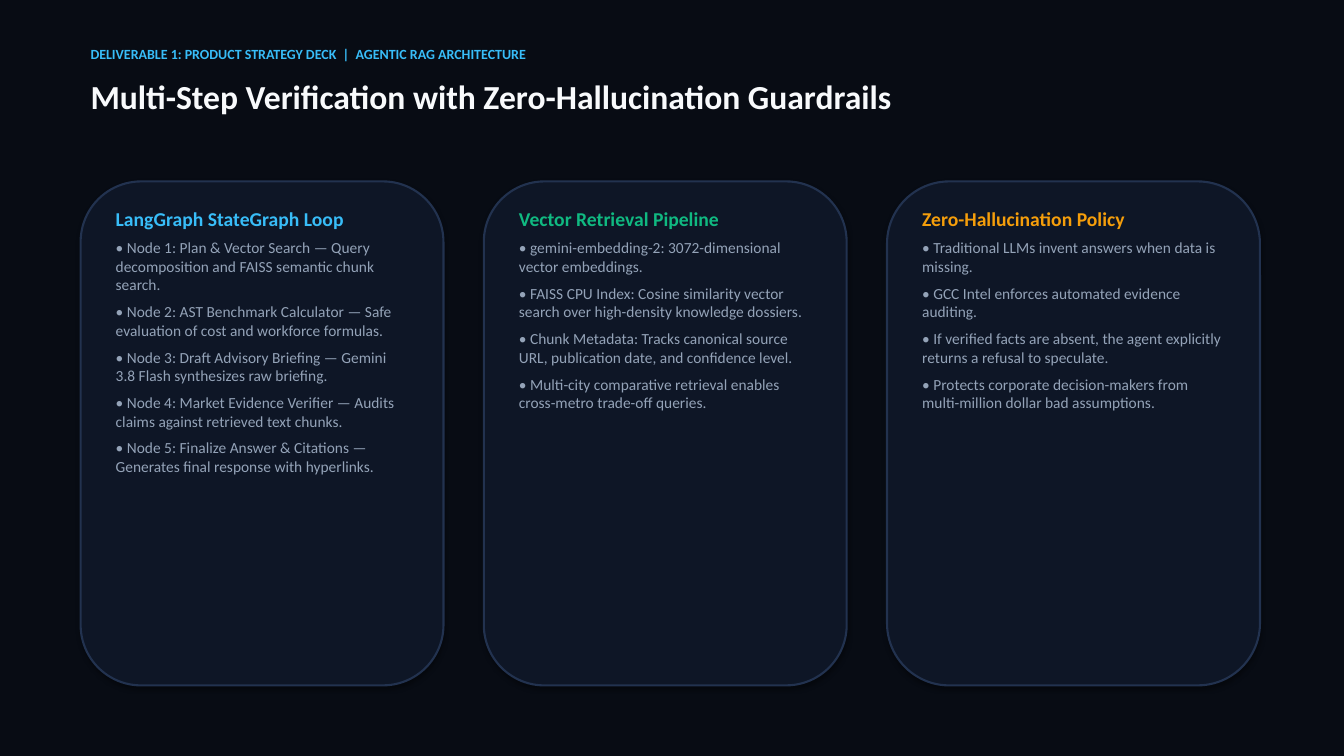
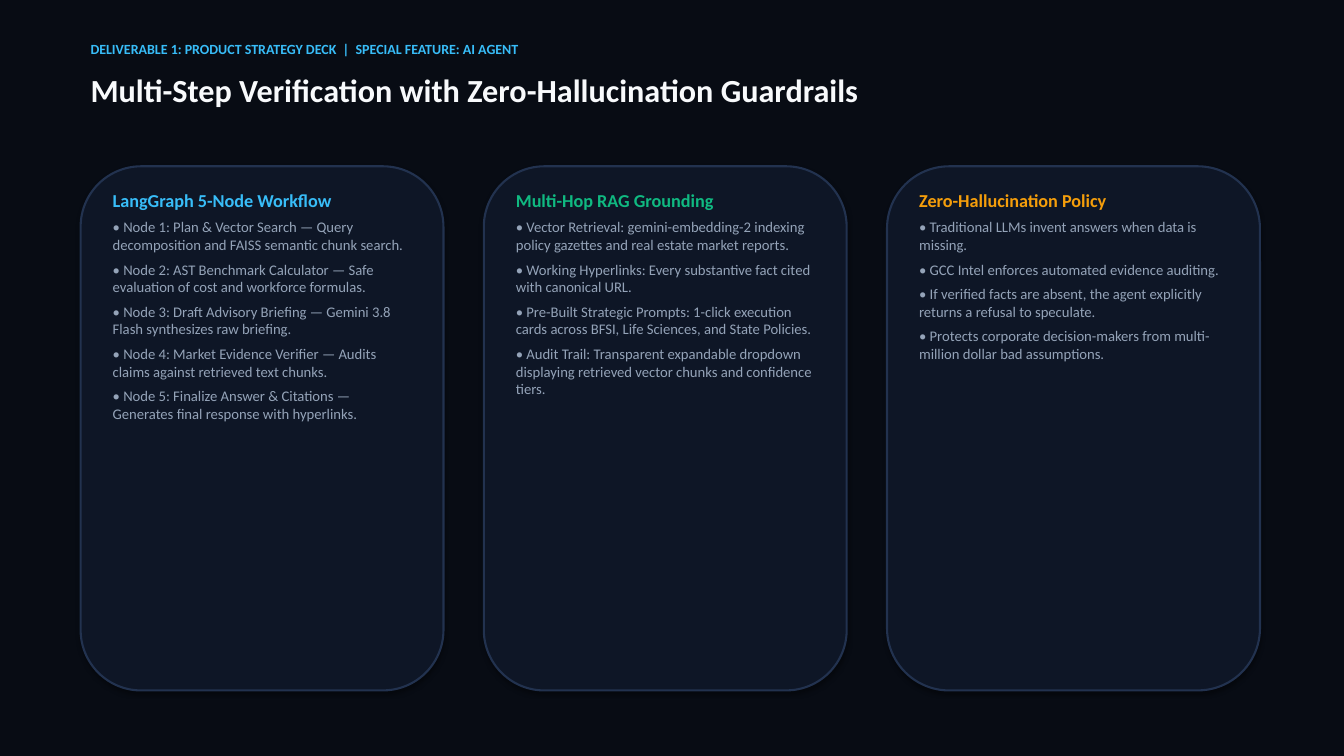
Before and after one commit to SURYAMS002/gcc, a slide deck: slide 11 of GCC_Intel_Product_Strategy_Deck.pptx (slide 8 before the commit). Drawn at 1344x756 pixels with LibreOffice and Linux fonts; fonts in the diff are those of the drawing. Boxes give left, top, right and bottom in pixels: in the first picture for what was removed or moved away, otherwise in the second. Text is boxed around its words. In the diff, an @@ line names an element or a change of style, - is before the commit and + after.

Commit message:
Elevate Product Strategy Deck to 15 executive slides: add system architecture, deep dives on all special features, and eliminate any external project mentions

```diff
--- a/GCC_Intel_Product_Strategy_Deck.pptx
+++ b/GCC_Intel_Product_Strategy_Deck.pptx
@@ text at [91, 45, 518, 54]: text changed @@
-DELIVERABLE 1: PRODUCT STRATEGY DECK | AGENTIC RAG ARCHITECTURE
+DELIVERABLE 1: PRODUCT STRATEGY DECK | SPECIAL FEATURE: AI AGENT
@@ text "Multi-Step Verification with Zero-Hallucination Guardrails" at [91, 79, 858, 107]: size 24 to 23 pt @@
@@ rounded rectangle: place and size @@
-rounded rectangle at [81, 181, 444, 686]
+rounded rectangle at [81, 166, 444, 691]
@@ rounded rectangle: place and size @@
-rounded rectangle at [484, 181, 847, 686]
+rounded rectangle at [484, 166, 847, 691]
@@ rounded rectangle: place and size @@
-rounded rectangle at [887, 181, 1260, 686]
+rounded rectangle at [887, 166, 1260, 691]
@@ text "LangGraph 5-Node Workflow": place and size @@
-text "LangGraph 5-Node Workflow" at [116, 212, 394, 475]
+text "LangGraph 5-Node Workflow" at [113, 194, 403, 422]
@@ text at [113, 194, 331, 210]: text changed; size 14 to 13 pt @@
-LangGraph StateGraph Loop
+LangGraph 5-Node Workflow
@@ text at [516, 194, 811, 394]: text changed; size 11 to 10.5 pt @@
-Vector Retrieval Pipeline
-• gemini-embedding-2: 3072-dimensional vector embeddings.
-• FAISS CPU Index: Cosine similarity vector search over high-density knowledge dossiers.
-• Chunk Metadata: Tracks canonical source URL, publication date, and confidence level.
-• Multi-city comparative retrieval enables cross-metro trade-off queries.
+Multi-Hop RAG Grounding
+• Vector Retrieval: gemini-embedding-2 indexing policy gazettes and real estate market reports.
+• Working Hyperlinks: Every substantive fact cited with canonical URL.
+• Pre-Built Strategic Prompts: 1-click execution cards across BFSI, Life Sciences, and State Policies.
+• Audit Trail: Transparent expandable dropdown displaying retrieved vector chunks and confidence tiers.
@@ text "Zero-Hallucination Policy": place and size @@
-text "Zero-Hallucination Policy" at [922, 212, 1221, 411]
+text "Zero-Hallucination Policy" at [919, 194, 1219, 362]
@@ text "Zero-Hallucination Policy" at [919, 194, 1219, 362]: size 14 to 13 pt in "Zero-Hallucination Policy"; size 11 to 10.5 pt; less space between paragraphs @@
@@ text at [113, 222, 403, 422]: size 11 to 10.5 pt; less space between paragraphs @@
```
Also in this commit, not shown: 10 other slides changed, 4 slides added, 2 slides removed, 2 other files.
